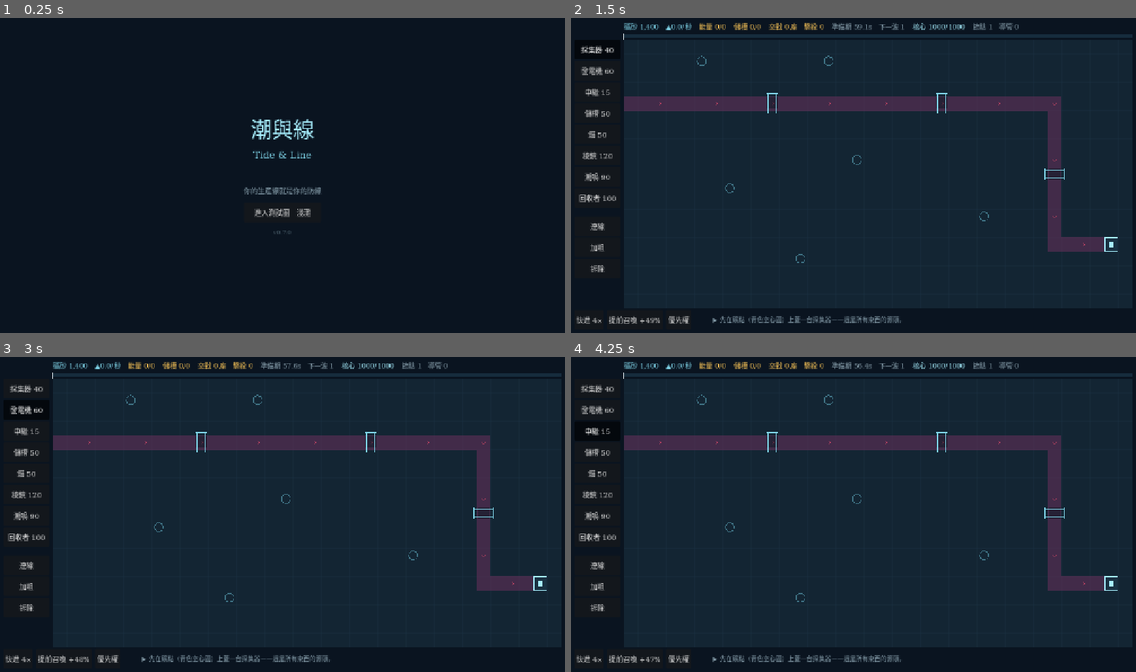
Above: before the commit, frames 1-4 (two rows, left to right).
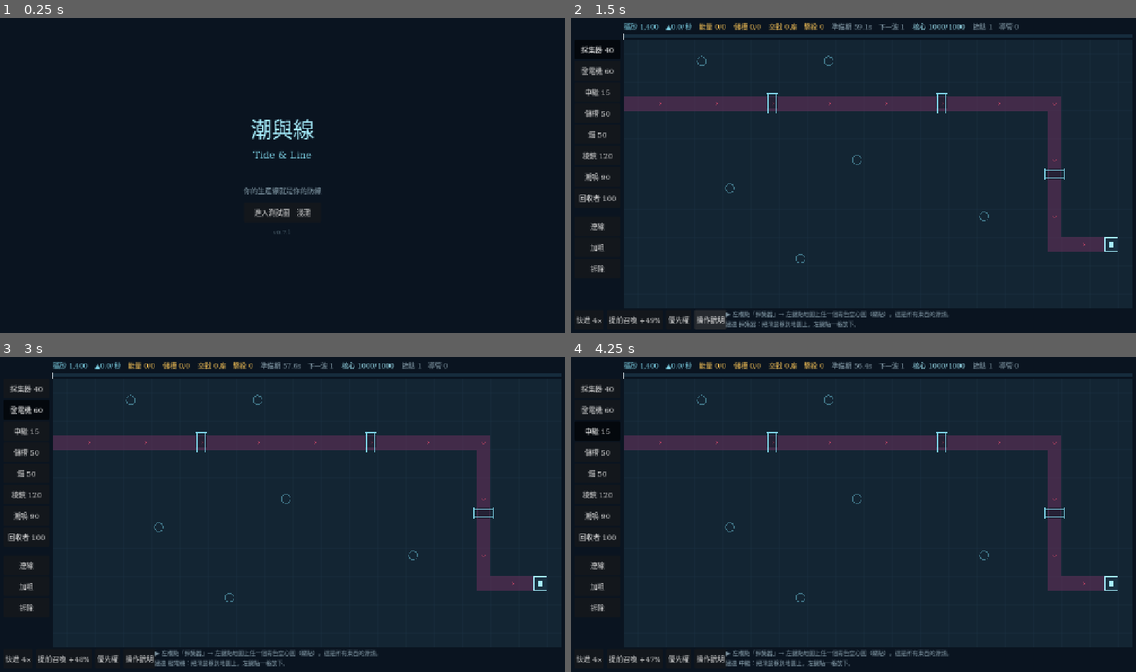
Above: after the commit, the same moments.

Repository: XiaoLin-001/TheGame
Game: Godot game, scene res://scenes/Main.tscn
The game is run twice, just before and just after one commit, with the same random seed, the same clock (stepped at 60 frames per second) and the same inputs.
Inputs (mouse positions are in pixels of both pictures, inside the frame that each line leads up to):
- Up to frame 1 (0.25 s): no input
- Up to frame 2 (1.5 s): click "進入測試圖 淺灘" at 0.5 s; click (712, 320) at 1.25 s, where only the run after the commit has a clickable "操作說明"
- Up to frame 3 (3 s): click "採集器 40" at 2 s; click "發電機 60" at 2.75 s
- Up to frame 4 (4.25 s): click "中繼 15" at 3.5 s

The runs differ from the first frame. In frame 1, less than 0.1% of the frame differs, in the area x 51-52%, y 67-69%; in frame 2, 1.3%, in the area x 22-67%, y 92-99%; in frame 3, 1.1%; in frame 4, 1.1%.

Commit message:
B0.7.1 操作說明：提示列講「按哪裡」而不只是「做什麼」（VERSION 0.7.1）
使用者拿到 B0.7 的 build，第一句話是「你沒教我要怎麼操作，怎麼玩」。

我在 B0.7 把 50_QA_PLAN.md §4.4 第一條（「新玩家開局後 15 秒內知道要做
什麼嗎」）打了勾。那個勾是錯的，而失效的方式值得記下來：我逐條檢查的是
「資訊在不在」，那一條問的其實是「玩家會不會操作」。提示列當時寫的是
「先在礦點上蓋一台採集器」——資訊在、目標明確，但畫面上從頭到尾沒有任何
一個地方說過「蓋」＝左欄選一種、再左鍵點地圖。對已經知道怎麼玩的人那句話
是完整的；對新玩家它少了唯一重要的那一半。

修法三件：
- 提示列改成兩行。上行永遠是「下一步」，下行才是當下動作的細節。B0.7 讓
  放置預覽「取代」下一步，於是玩家把滑鼠移到地圖上——正是最需要指引的
  那一刻——指引就消失了。
- 每一句提示都講出「按哪裡、點哪裡」。只講目標不講動作的提示，對會玩的人
  是提醒，對新玩家是零。
- 新增「操作說明」抽屜：全部操作、三條建造規則、walk-by 的安全距離、塔的
  耗能模型。空地圖時預設開啟，放下第一個節點之後就不再擋路——不用存檔
  旗標（那要跨局狀態），用「這一局蓋了東西沒有」判斷就夠了。收合後地圖
  100% 可見，展開時也不蓋到路徑與跨越點。

順帶修掉一個顯示缺陷：幾句提示裡混進了 Markdown 的 **強調**，而 Label
不解析 Markdown，畫面上直接印出星號。

§4.4 補上三條可稽核的教訓，往後每批照用。核心那條：自檢要問「這句話對一個
沒讀過程式碼的人夠不夠」，不是問「這個資訊有沒有被顯示」——我讀得懂畫面
是因為我知道輸入怎麼接的，而那正是這條驗收要排除的東西（和 §4.5 用
TL_NAKED 遮數字是同一個道理）。

測試 312 項不變（這批全是呈現層）。build/TideAndLine.exe 已重新匯出。

Co-Authored-By: Claude Opus 5 <noreply@anthropic.com>

Diff:
--- a/godot/scripts/core/GameState.gd
+++ b/godot/scripts/core/GameState.gd
@@ -10,7 +10,7 @@
 ## `0.<全域批次序號>.<修補>`。**批次編號就編在版本號裡**，所以這裡不再另存一個
 ## `BATCH` 字串——B0.6 與 B0.6.1 連續兩批都忘了同步它，標題畫面掛著 `B0.5` 三天。
 ## 兩個必須手動保持一致的常數，遲早會不一致；批次名稱在 `CHANGELOG.md` 與 git log。
-const VERSION := "0.7.0"
+const VERSION := "0.7.1"
 
 const GAME_NAME := "潮與線"
 const GAME_NAME_EN := "Tide & Line"
--- a/godot/scripts/screens/Battle.gd
+++ b/godot/scripts/screens/Battle.gd
@@ -48,6 +48,8 @@
 var _summon_button: Button = null
 var _over_panel: Control = null
 var _prio_panel: Control = null
+var _help_panel: Control = null
+var _help_button: Button = null
 var _prio_labels: Dictionary = {}
 ## 本幀交戰中的塔 `{id: Array}`。繪圖層自己算——它要畫的是「誰正在吃電」，
 ## 而模擬只留了一個座數（`rates.engaged`）。
@@ -550,12 +552,19 @@
 	prio.toggle_mode = true
 	prio.toggled.connect(_on_toggle_priority)
 	bar.add_child(UiKit.touchable(prio))
+	_help_button = Button.new()
+	_help_button.text = "操作說明"
+	_help_button.toggle_mode = true
+	_help_button.toggled.connect(_on_toggle_help)
+	bar.add_child(UiKit.touchable(_help_button))
 
 	_build_priority_panel()
-
-	_hint = UiKit.label("", 14, Palette.TEXT_SECONDARY, false)
-	_hint.position = Vector2(320, 678)
-	_hint.size = Vector2(950, 36)
+	_build_help_panel()
+
+	# 兩行：上行「下一步」、下行當下動作的細節。x 從 350 起，避開底欄那三個鈕。
+	_hint = UiKit.label("", 13, Palette.TEXT_SECONDARY, false)
+	_hint.position = Vector2(350, 666)
+	_hint.size = Vector2(925, 50)
 	add_child(_hint)
 	_refresh_hint()
 
@@ -599,6 +608,56 @@
 	_refresh_priority()
 
 
+## ★ 操作說明抽屜（`50_QA_PLAN.md` §4.4）。
+##
+## **它存在的理由是一句實測回饋**：使用者拿到 B0.7 的 build，第一句話是
+## 「你沒教我要怎麼操作」。當時提示列只講「下一步的目標」，從頭到尾沒有任何
+## 地方講過「蓋東西」＝左欄選一種、再左鍵點地圖——那是一條靠試錯才學得到的規則，
+## 而試錯要花掉的正是那 60 秒準備期。
+##
+## **預設開在空地圖上、有東西之後就不再擋路**：不用存檔旗標（那要跨局狀態），
+## 用「這一局蓋了東西沒有」判斷——玩家一放下第一個節點就代表他會操作了。
+func _build_help_panel() -> void:
+	var box := PanelContainer.new()
+	box.position = Vector2(150, 250)
+	var col := UiKit.vbox(3)
+	box.add_child(col)
+	for line: String in [
+		"操作　全部只用滑鼠左鍵，沒有鍵盤、沒有右鍵",
+		"　蓋節點：左欄選一種 → 左鍵點地圖上的一格",
+		"　拉導管：「連線」→ 點起點節點 → 點終點節點",
+		"　加　粗：「加粗」→ 點導管的中間（不是兩端的節點）",
+		"　拆　除：「拆除」→ 點節點或導管，返還 75%",
+		"",
+		"規則",
+		"　導管只能走 水平／垂直／45°，要轉彎先放一個「中繼」",
+		"　導管要過敵人路徑（紫帶）只能走「橋」——路徑上那三段架高結構",
+		"　節點不能蓋在敵人路徑上",
+		"　敵人走過時會打壞相鄰 1 格的東西 → 塔與導管退開 2 格就安全",
+		"　塔只有交戰時吃電，待機 0：約束是「峰值電力」，不是平均",
+		"",
+		"底欄　快進 4×（只有準備期）｜提前召喚（提早開波換掉落倍率）｜優先權（缺料時誰先餓死）",
+	]:
+		if line == "":
+			col.add_child(_spacer(6))
+			continue
+		var head := not line.begins_with("　")
+		col.add_child(UiKit.label(
+			line, 15 if head else 14,
+			Palette.ORDER_BRIGHT if head else Palette.TEXT_PRIMARY, false
+		))
+	add_child(box)
+	_help_panel = box
+	# 空地圖＝這局還沒開始，正是需要它的時刻。TL_NAKED 下不開（它整片都是文字）。
+	var fresh: bool = s.nodes.size() <= 1 and not Hooks.naked
+	box.visible = fresh
+	_help_button.set_pressed_no_signal(fresh)
+
+
+func _on_toggle_help(open: bool) -> void:
+	_help_panel.visible = open
+
+
 func _on_toggle_priority(open: bool) -> void:
 	_prio_panel.visible = open
 
@@ -777,6 +836,8 @@
 	_ff_button = null
 	_summon_button = null
 	_prio_panel = null
+	_help_panel = null
+	_help_button = null
 	_prio_labels.clear()
 	_mode_buttons.clear()
 	_build_buttons.clear()
@@ -793,22 +854,25 @@
 	if Hooks.naked:
 		_hint.visible = false
 		return
+	# ★ 兩行：**上行永遠是「下一步」，下行才是當下這個動作的細節。**
+	# B0.7 原本讓預覽「取代」下一步，於是玩家把滑鼠移到地圖上——正是最需要
+	# 指引的那一刻——指引就消失了。使用者實玩後的第一句話是「你沒教我怎麼操作」。
 	var parts: Array[String] = []
 	match _mode:
 		Mode.BUILD:
 			if _in_map(_hover):
 				parts.append_array(BuildController.preview_place(s, _build_type, _hover)["lines"])
 			else:
-				parts.append("▶ " + _next_step())
+				parts.append("建造 %s：把滑鼠移到地圖上，左鍵點一格放下。" % NodeDefs.label(_build_type))
 		Mode.CONNECT:
-			parts.append("連線：點兩個節點。導管只能走水平／垂直／45°，過路徑只能走橋。")
+			parts.append("連線：左鍵點「起點節點」，再點「終點節點」。只能走水平／垂直／45°，轉彎要先放中繼；過敵人路徑只能走橋。")
 		Mode.UPGRADE:
-			parts.append("加粗：點一段導管。每級 +6 吞吐，造價 20×級數，上限 3 級（→28）。")
+			parts.append("加粗：左鍵點一段導管的「中間」（不是兩端的節點）。每級 +6 吞吐，造價 20×級數，上限 3 級（→28）。")
 		Mode.DEMOLISH:
-			parts.append("拆除：點節點或導管，返還 75%%。")
+			parts.append("拆除：左鍵點節點或導管，返還 75%%。")
 	if _message != "":
 		parts.append(_message)
-	_hint.text = "　".join(parts)
+	_hint.text = "▶ %s\n%s" % [_next_step(), "　".join(parts)]
 
 
 ## ★ 下一步（`50_QA_PLAN.md` §4.4「新玩家開局後 15 秒內知道要做什麼嗎」）。
@@ -817,21 +881,26 @@
 ## 不持久化，玩家拆光重蓋它就跟著退回去。做成教學系統的話它會變成第二套要維護的
 ## 狀態，而且擋在玩家和遊戲之間；一行提示不會。
 ##
-## 順序＝這張圖真正的依賴鏈：礦→入帳→電→塔→接電。**每一條都指向一個具體動作。**
+## 順序＝這張圖真正的依賴鏈：礦→入帳→電→塔→接電。
+##
+## **每一條都要講出「按哪裡、點哪裡」，不能只講目標。** 使用者實玩 B0.7 的第一句
+## 回饋是「你沒教我要怎麼操作」——那時這些字串寫的是「先蓋一台採集器」，
+## 而畫面上沒有任何地方說過「蓋」＝左欄選一種、再左鍵點地圖。
+## 一句只說目標不說動作的提示，對已經會玩的人是提醒，對新玩家是零。
 func _next_step() -> String:
 	if s.count_of("extractor") == 0:
-		return "先在礦點（青色空心圓）上蓋一台採集器——這是所有東西的源頭。"
+		return "左欄點「採集器」→ 左鍵點地圖上任一個青色空心圓（礦點）。這是所有東西的源頭。"
 	if float(s.rates["ore_in"]) <= 0.0:
-		return "採到的礦砂要**送達核心**才入帳：切「連線」，把採集器一路接到核心。"
+		return "礦砂要「送達核心」才入帳：左欄點「連線」→ 點採集器 → 點下一個節點，一路接到右下角的核心。"
 	if s.count_of("generator") == 0:
-		return "有礦砂了。蓋一台發電機（吃 4 礦砂/秒，產 20 能量/秒），並接上礦砂線餵它。"
+		return "有礦砂了（看頂欄 ▲/秒）。左欄點「發電機」蓋一台，再用「連線」把礦砂線接給它：4 礦砂/秒 → 20 能量/秒。"
 	if _towers() == 0:
-		return "電有了。蓋一座塔擋住路徑，再把它接進電網——**塔只有交戰時吃電，待機 0**。"
+		return "電有了。左欄點「錨」（最便宜的塔）蓋在「離紫色路徑 2 格以上」的地方——貼太近會被走過的敵人打壞。"
 	if _unpowered_tower():
-		return "有塔沒接進電網：它交戰時一發都打不出。切「連線」把它接到發電機那一側。"
+		return "那座塔還沒接進電網，交戰時一發都打不出：左欄點「連線」，把它接到發電機那一側。"
 	if s.phase == "prep":
-		return "準備好了就按「提前召喚」——倒數剩越多，這一波的掉落倍率越高。"
-	return "波次進行中：盯著頂端能量條，橙色那截就是餵不飽的部分。"
+		return "都齊了。等倒數跑完自動開波，或按「提前召喚」提早開——倒數剩越多，這一波掉落倍率越高。"
+	return "波次進行中：盯著頂端能量條，橙色那截就是餵不飽的部分；節點上的橙色倒三角＝這個缺料。"
 
 
 func _towers() -> int:
Not shown, changed: CHANGELOG.md
Not shown, changed: docs/40_PRODUCTION_PLAN.md
Not shown, changed: docs/50_QA_PLAN.md
